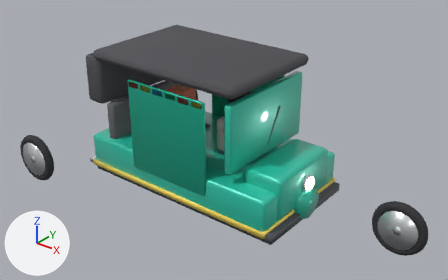
Two versions of the glTF model assets/models/cng-autorickshaw.glb, one commit apart.
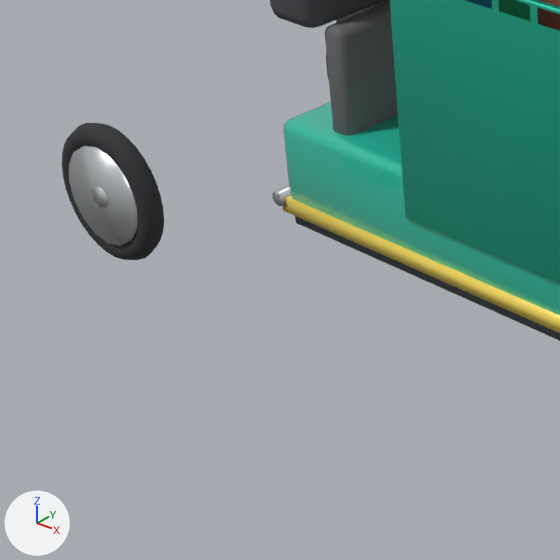
The first picture shows the older version from a 50 mm camera at (3.75, -4.52, 3.59) aimed at (0.18, -0.06, 0.82). The close-ups show the older and then the newer version on the part from 0% to 41% of the width and 34% to 100% of the height of that picture. Only the edits that show in the close-ups are written down. Every picture has the same lights, and +X, +Y and +Z are marked at lower left. Where no turn or scale is listed for an object, it has been applied to the vertices.

The first close-up shows 'CanopyBackCurve', 'DoorFrame_L', 'FloorPan', 'LowerTub', 'Pass_Torso', 'RearBackrest', 'YellowStripe', 'wheel_rear_left_hub', 'wheel_rear_left_rim', 'wheel_rear_left_tire' and 5 more.
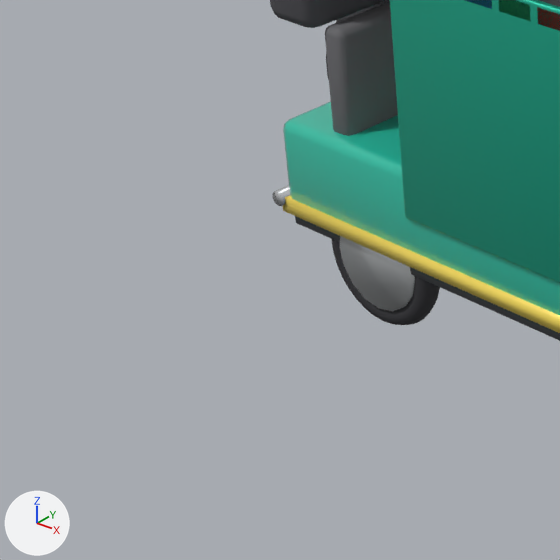
Where the change shows, as pixel boxes [x1, y1, x2, y2] in the close-ups (560 x 560 px):
'wheel_rear_left_rim', moved
    before: [69, 146, 138, 246]
    after: [340, 236, 415, 312]
'wheel_rear_left_tire', moved
    before: [62, 123, 164, 260]
    after: [332, 239, 440, 325]
'wheel_rear_left_hub', moved, turned (not visible afterwards)
    before: [92, 187, 108, 208]
'Pass_Torso', moved (not visible afterwards)
    before: [540, 0, 560, 7]

The change in detail:
Object 'Pass_Torso' (ob_pass_torso) moves from (-0.64, 0.18, 0.94) to (-0.02, 0.0, 0.94).
Object 'wheel_rear_left_hub' (ob_wheel_rear_left_hub) turns from (90, 0, -180) to (0, 0, 0) degrees about x, y and z.
Object 'wheel_rear_left_hub' (ob_wheel_rear_left_hub) moves from (-0.75, -0.58, 0.26) to (0.0, 0.0, 0.0).
Object 'wheel_rear_left_rim' (ob_wheel_rear_left_rim) moves from (-1.5, -1.16, 0.52) to (-0.75, -0.58, 0.26).
Object 'wheel_rear_left_tire' (ob_wheel_rear_left_tire) moves from (-1.5, -1.16, 0.52) to (-0.75, -0.58, 0.26).
